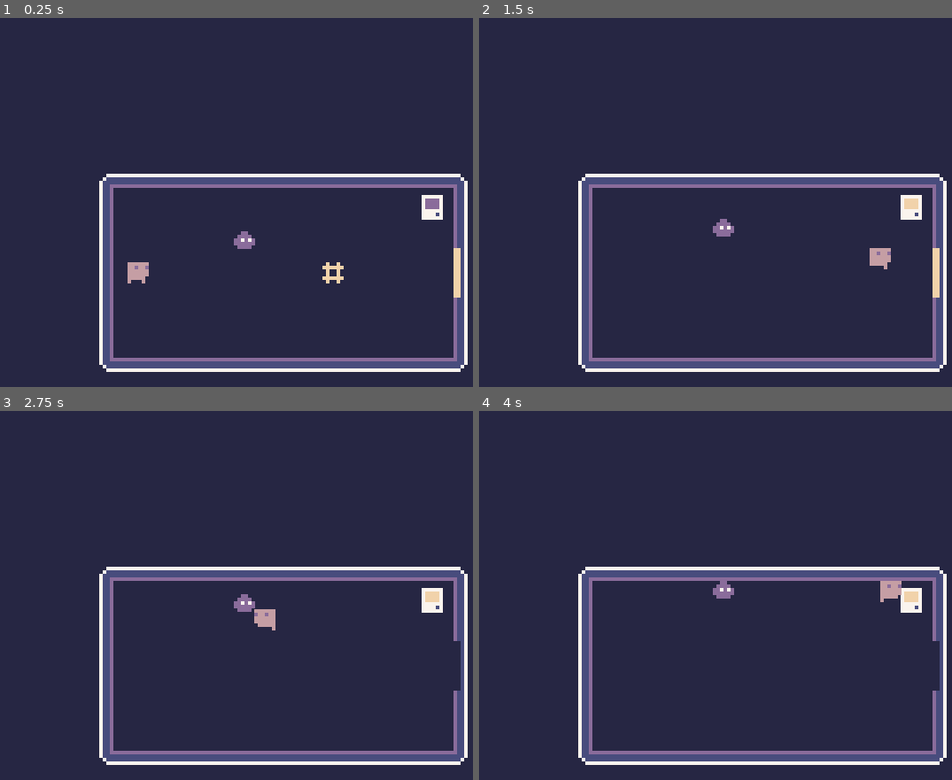
Above: before the commit, frames 1-4 (two rows, left to right).
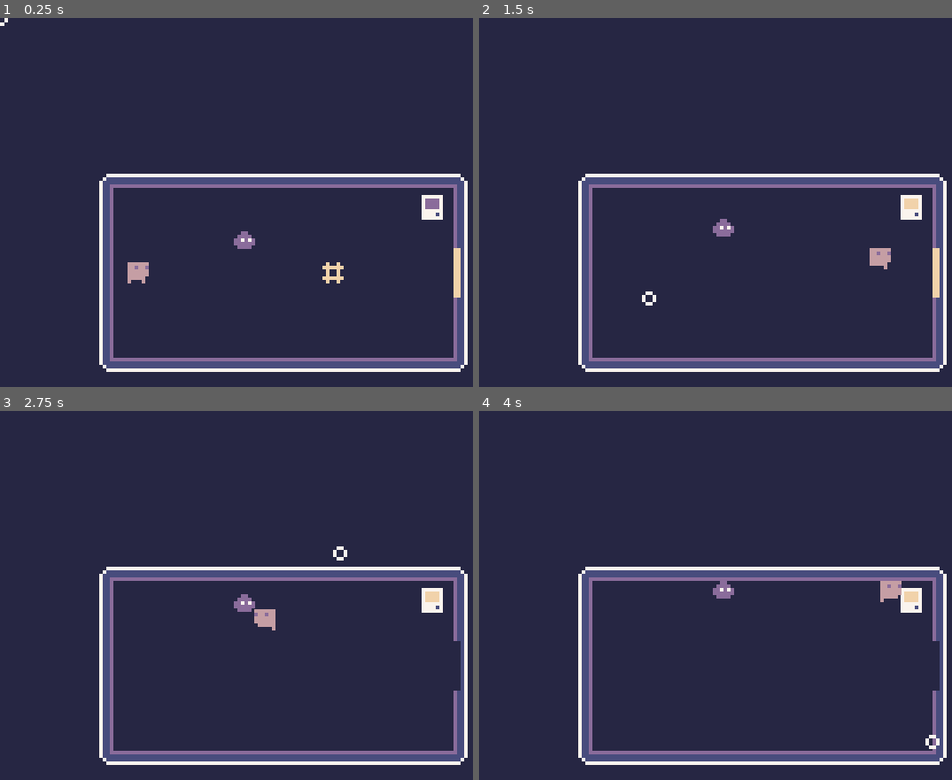
Above: after the commit, the same moments.

Repository: tOmoness/null
Game: Godot game, scene res://Game.tscn
The game is run twice, just before and just after one commit, with the same random seed, the same clock (stepped at 60 frames per second) and the same inputs.
Inputs (mouse positions are in pixels of both pictures, inside the frame that each line leads up to):
- Up to frame 1 (0.25 s): no input
- Up to frame 2 (1.5 s): move the mouse to (885, 246) at 0.52 s; hold Right (ui_right) from 0.53 s (still down); tap Up (ui_up) at 0.77 s; move the mouse to (649, 298) at 1.27 s
- Up to frame 3 (2.75 s): tap Up (ui_up) at 1.52 s; move the mouse to (340, 554) at 2.02 s; release Right (ui_right) at 2.03 s; hold Left (ui_left) from 2.03 s (still down)
- Up to frame 4 (4 s): move the mouse to (734, 768) at 2.77 s; release Left (ui_left) at 2.78 s; hold Right (ui_right) from 2.78 s (still down); tap Up (ui_up) at 3.02, 3.77 s; move the mouse to (933, 743) at 3.52 s

The runs differ from the first frame. In frame 1, less than 0.1% of the frame differs, in the area x 0-2%, y 0-3%; in frame 2, less than 0.1%, in the area x 34-38%, y 74-78%; in frame 3, less than 0.1%; in frame 4, less than 0.1%.

Commit message:
Add target cursor.

Diff:
--- /dev/null
+++ b/Cursor.gd
@@ -0,0 +1,7 @@
+extends Node2D
+
+func _ready():
+	Input.set_mouse_mode(Input.MOUSE_MODE_HIDDEN)
+
+func _process(delta):
+	global_position = get_global_mouse_position()
--- /dev/null
+++ b/Cursor.tscn
@@ -0,0 +1,11 @@
+[gd_scene load_steps=3 format=2]
+
+[ext_resource path="res://Assets/cursor.png" type="Texture" id=1]
+[ext_resource path="res://Cursor.gd" type="Script" id=2]
+
+[node name="Cursor" type="Node2D"]
+script = ExtResource( 2 )
+
+[node name="Sprite" type="Sprite" parent="."]
+z_index = 100
+texture = ExtResource( 1 )
--- a/project.godot
+++ b/project.godot
@@ -13,9 +13,15 @@
 "class": "Door",
 "language": "GDScript",
 "path": "res://Entities/Door.gd"
+}, {
+"base": "KinematicBody2D",
+"class": "Player",
+"language": "GDScript",
+"path": "res://Player/Player.gd"
 } ]
 _global_script_class_icons={
-"Door": ""
+"Door": "",
+"Player": ""
 }
 
 [application]
@@ -27,6 +33,7 @@
 [autoload]
 
 Global="*res://Global.gd"
+Cursor="*res://Cursor.tscn"
 
 [display]
 
@@ -48,11 +55,17 @@
 , Object(InputEventKey,"resource_local_to_scene":false,"resource_name":"","device":0,"alt":false,"shift":false,"control":false,"meta":false,"command":false,"pressed":false,"scancode":69,"unicode":0,"echo":false,"script":null)
  ]
 }
+fire={
+"deadzone": 0.5,
+"events": [ Object(InputEventMouseButton,"resource_local_to_scene":false,"resource_name":"","device":0,"alt":false,"shift":false,"control":false,"meta":false,"command":false,"button_mask":0,"position":Vector2( 0, 0 ),"global_position":Vector2( 0, 0 ),"factor":1.0,"button_index":1,"pressed":false,"doubleclick":false,"script":null)
+ ]
+}
 
 [layer_names]
 
 2d_physics/layer_1="Player"
 2d_physics/layer_2="Enemy"
+2d_physics/layer_3="Item"
 
 [rendering]
 
Binary file added: Assets/cursor.png
Not shown, changed: Assets/cursor.png.import
Binary file removed: spritesheet.png
